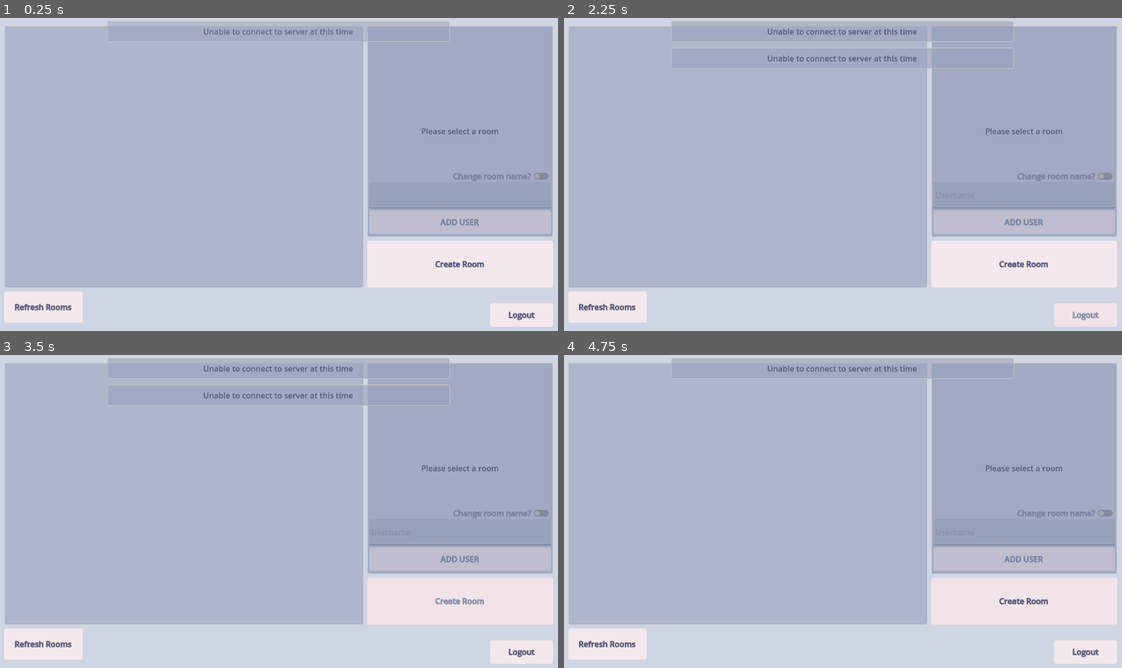
Above: before the commit, frames 1-4 (two rows, left to right).
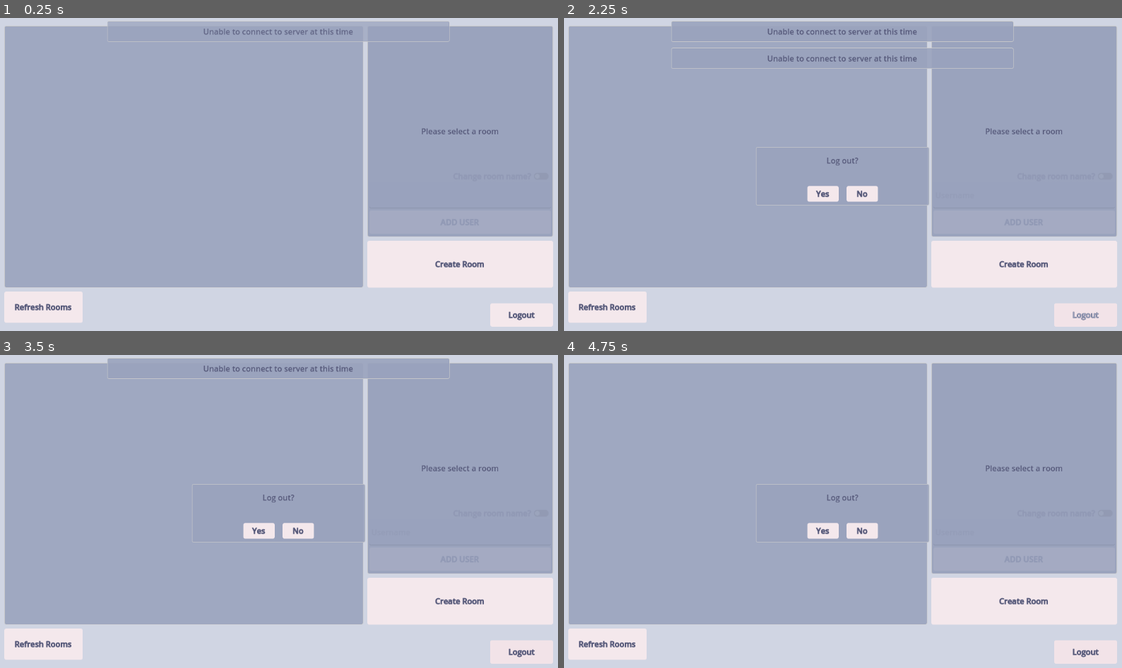
Above: after the commit, the same moments.

Repository: wha-qaq/multiplayer-client
Game: Godot game, scene res://Scenes/main_room.tscn
Two runs of this game, one before a commit and one after it. Both use one fixed random seed, a clock stepped at 60 frames per second and the inputs below. This scene is started directly instead of the project's main scene.
Inputs (mouse positions are in pixels of both pictures, inside the frame that each line leads up to):
- Up to frame 1 (0.25 s): no input
- Up to frame 2 (2.25 s): click (1021, 196) at 0.52 s; type "12" at 0.6 s; click "Refresh Rooms" at 1.25 s; click "Logout" at 2 s
- Up to frame 3 (3.5 s): click "Create Room" at 2.75 s
- Up to frame 4 (4.75 s): click "ADD USER" at 3.5 s; click "Change room name?" at 4.25 s

The runs differ from the first frame. In frame 1, 2.4% of the frame differs, in the area x 66-99%, y 60-69%; in frame 2, 3.1%; in frame 3, 3.7%; in frame 4, 4.4%, in the area x 19-99%, y 1-69%.

Commit message:
Modified Styling and clarified content

Diff:
--- a/Content/main_theme.tres
+++ b/Content/main_theme.tres
@@ -72,7 +72,7 @@
 content_margin_top = 0.0
 content_margin_right = 0.0
 content_margin_bottom = 0.0
-bg_color = Color(0.596078, 0.631373, 0.737255, 0.588235)
+bg_color = Color(0.5994, 0.63455, 0.74, 0.882353)
 border_width_left = 1
 border_width_top = 1
 border_width_right = 1
--- a/Scenes/main_room.tscn
+++ b/Scenes/main_room.tscn
@@ -45,8 +45,6 @@
 corner_radius_bottom_right = 128
 corner_radius_bottom_left = 128
 
-[sub_resource type="StyleBoxEmpty" id="StyleBoxEmpty_aorri"]
-
 [sub_resource type="StyleBoxEmpty" id="StyleBoxEmpty_dxdgq"]
 content_margin_left = 8.0
 content_margin_top = 16.0
@@ -58,8 +56,6 @@
 
 [sub_resource type="StyleBoxEmpty" id="StyleBoxEmpty_xqkij"]
 content_margin_left = 4.0
-
-[sub_resource type="StyleBoxEmpty" id="StyleBoxEmpty_w1vw5"]
 
 [sub_resource type="StyleBoxEmpty" id="StyleBoxEmpty_crhwu"]
 
@@ -237,6 +233,7 @@
 metadata/_edit_use_anchors_ = true
 
 [node name="Joystick" type="Control" parent="GUI/Main"]
+visible = false
 custom_minimum_size = Vector2(196, 196)
 layout_mode = 1
 anchor_top = 1.0
@@ -329,22 +326,23 @@
 text = "Refresh
 Messages"
 
-[node name="Panel" type="PanelContainer" parent="GUI/MessageLogs"]
-layout_mode = 1
-anchors_preset = -1
-anchor_left = 0.2
-anchor_right = 0.8
-anchor_bottom = 1.0
+[node name="Panel" type="Control" parent="GUI/MessageLogs"]
+layout_mode = 2
+anchors_preset = 0
+offset_left = 230.4
 offset_top = 16.0
-offset_bottom = -16.0
-focus_mode = 1
-theme_override_styles/panel = SubResource("StyleBoxEmpty_aorri")
+offset_right = 921.6
+offset_bottom = 632.0
 
 [node name="Background" type="Panel" parent="GUI/MessageLogs/Panel"]
 layout_mode = 2
+offset_right = 691.2
+offset_bottom = 616.0
 
 [node name="Scroll" type="ScrollContainer" parent="GUI/MessageLogs/Panel"]
 layout_mode = 2
+offset_right = 691.2
+offset_bottom = 616.0
 theme_override_styles/panel = SubResource("StyleBoxEmpty_dxdgq")
 metadata/_edit_use_anchors_ = true
 
@@ -352,6 +350,16 @@
 layout_mode = 2
 size_flags_horizontal = 3
 size_flags_vertical = 3
+
+[node name="Close" type="Button" parent="GUI/MessageLogs/Panel"]
+custom_minimum_size = Vector2(40, 40)
+layout_mode = 1
+anchors_preset = -1
+anchor_left = 1.0
+anchor_right = 1.0
+grow_horizontal = 0
+theme_override_font_sizes/font_size = 32
+text = "X"
 
 [node name="Message" type="Label" parent="GUI/MessageLogs"]
 visible = false
@@ -374,6 +382,7 @@
 text = "Username"
 
 [node name="Spacer" type="Control" parent="GUI/MessageLogs"]
+visible = false
 custom_minimum_size = Vector2(0, 16)
 layout_mode = 3
 anchors_preset = 0
@@ -383,6 +392,7 @@
 offset_bottom = 64.0
 grow_horizontal = 2
 grow_vertical = 2
+mouse_filter = 2
 
 [node name="SettingsMenu" type="Control" parent="GUI"]
 visible = false
@@ -406,25 +416,26 @@
 offset_left = 8.0
 offset_bottom = -18.0
 grow_vertical = 0
-text = "Apply
-Changes"
-
-[node name="Panel" type="PanelContainer" parent="GUI/SettingsMenu"]
-layout_mode = 1
-anchors_preset = -1
-anchor_left = 0.2
-anchor_right = 0.8
-anchor_bottom = 1.0
+text = "Apply and
+Close"
+
+[node name="Panel" type="Control" parent="GUI/SettingsMenu"]
+layout_mode = 2
+anchors_preset = 0
+offset_left = 230.4
 offset_top = 16.0
-offset_bottom = -16.0
-focus_mode = 1
-theme_override_styles/panel = SubResource("StyleBoxEmpty_w1vw5")
+offset_right = 921.6
+offset_bottom = 632.0
 
 [node name="Background" type="Panel" parent="GUI/SettingsMenu/Panel"]
 layout_mode = 2
+offset_right = 691.2
+offset_bottom = 616.0
 
 [node name="VSplit" type="VSplitContainer" parent="GUI/SettingsMenu/Panel"]
 layout_mode = 2
+offset_right = 691.2
+offset_bottom = 616.0
 theme_override_styles/split_bar_background = SubResource("StyleBoxEmpty_crhwu")
 split_offset = 4
 dragging_enabled = false
@@ -470,6 +481,20 @@
 size_flags_stretch_ratio = 2.0
 text = "Unnamed User"
 placeholder_text = "Display name cannot be empty"
+
+[node name="Close" type="Button" parent="GUI/SettingsMenu"]
+custom_minimum_size = Vector2(40, 40)
+layout_mode = 1
+anchors_preset = -1
+anchor_left = 1.0
+anchor_right = 1.0
+offset_left = -270.4
+offset_top = 16.0
+offset_right = -230.4
+offset_bottom = 61.0
+grow_horizontal = 0
+theme_override_font_sizes/font_size = 32
+text = "X"
 
 [node name="Notifications" parent="GUI" instance=ExtResource("5_8147l")]
 anchor_left = 0.7
@@ -536,4 +561,7 @@
 [connection signal="pressed" from="GUI/OpenLogs" to="." method="_show_logs"]
 [connection signal="pressed" from="GUI/Settings" to="." method="_toggle_settings"]
 [connection signal="pressed" from="GUI/MessageLogs/Refresh" to="GUI/MessageLogs" method="_refresh_messages"]
+[connection signal="pressed" from="GUI/MessageLogs/Panel/Close" to="GUI/MessageLogs" method="hide"]
+[connection signal="pressed" from="GUI/SettingsMenu/Save" to="GUI/SettingsMenu" method="hide"]
 [connection signal="pressed" from="GUI/SettingsMenu/Save" to="GUI/SettingsMenu" method="apply_settings"]
+[connection signal="pressed" from="GUI/SettingsMenu/Close" to="GUI/SettingsMenu" method="hide"]
--- a/Scenes/room_select.tscn
+++ b/Scenes/room_select.tscn
@@ -6,6 +6,10 @@
 [ext_resource type="Script" uid="uid://4pb87lbmwj85" path="res://Source/UI/room_selection.gd" id="3_tff5n"]
 [ext_resource type="Script" uid="uid://cw7fhe4lhnsfl" path="res://Source/UI/warning.gd" id="4_pnaqq"]
 [ext_resource type="PackedScene" uid="uid://bwmfa211x63wn" path="res://Scenes/Objects/notifications.tscn" id="5_o62ik"]
+
+[sub_resource type="StyleBoxEmpty" id="StyleBoxEmpty_pnaqq"]
+content_margin_left = 16.0
+content_margin_right = 16.0
 
 [node name="RoomSelect" type="Control"]
 layout_mode = 3
@@ -249,6 +253,7 @@
 grow_vertical = 2
 theme = ExtResource("2_4ihgt")
 theme_override_font_sizes/font_size = 32
+theme_override_styles/normal = SubResource("StyleBoxEmpty_pnaqq")
 text = "ROOM NAME"
 vertical_alignment = 1
 
@@ -372,3 +377,4 @@
 [connection signal="pressed" from="Refresh" to="." method="refresh_rooms"]
 [connection signal="pressed" from="Warning/Panel/Yes" to="Warning" method="_on_pressed" binds= [true]]
 [connection signal="pressed" from="Warning/Panel/No" to="Warning" method="_on_pressed" binds= [false]]
+[connection signal="pressed" from="Logout" to="." method="try_logout"]
--- a/Scenes/title_screen.tscn
+++ b/Scenes/title_screen.tscn
@@ -5,7 +5,7 @@
 [ext_resource type="PackedScene" uid="uid://bwmfa211x63wn" path="res://Scenes/Objects/notifications.tscn" id="3_4gxqj"]
 
 [sub_resource type="LabelSettings" id="LabelSettings_v6p8y"]
-font_size = 78
+font_size = 96
 
 [node name="MainScreen" type="Control"]
 layout_mode = 3
@@ -54,6 +54,7 @@
 grow_horizontal = 2
 grow_vertical = 2
 theme = ExtResource("1_ak2if")
+theme_override_font_sizes/font_size = 64
 text = "Start"
 metadata/_edit_use_anchors_ = true
 
--- a/Source/Networking/player_auth.gd
+++ b/Source/Networking/player_auth.gd
@@ -3,8 +3,9 @@
 const DOMAIN = "http://127.0.0.1:5000"
 const LOGIN = DOMAIN + "/login?username=%s&password=%s" # TODO: parse it securely
 const CREATE_ACCOUNT = DOMAIN + "/users?username=%s&password=%s"
+const LOGOUT = DOMAIN + "/logout"
 
-const AUTH_HEADER = "jwt: %s"
+const AUTH_HEADER = "Authorization: Bearer %s"
 
 const LOGIN_TOKEN_PATH = "user://login.token"
 const TITLE_SCREEN = "res://Scenes/title_screen.tscn"
@@ -55,10 +56,12 @@
 	return uid
 
 func request_login(username : String, password : String):
-	return request.open_request(LOGIN % [username.uri_encode(), password.uri_encode()], [], HTTPClient.METHOD_POST)
+	var response = await request.request_block(LOGIN % [username.uri_encode(), password.uri_encode()], [], HTTPClient.METHOD_POST)
+	_token_recieved(response)
 
 func request_creation(username : String, password : String):
-	return request.open_request(CREATE_ACCOUNT % [username.uri_encode(), password.uri_encode()], [], HTTPClient.METHOD_POST)
+	var response = await request.open_request(CREATE_ACCOUNT % [username.uri_encode(), password.uri_encode()], [], HTTPClient.METHOD_POST)
+	_token_recieved(response)
 
 func invalidate_token():
 	auth = ""
@@ -67,8 +70,15 @@
 
 	get_tree().change_scene_to_file(TITLE_SCREEN)
 
+func logout_user():
+	var ok = await request.request_block_auth(LOGOUT, [], HTTPClient.METHOD_POST)
+	if not ok:
+		return
+
+	invalidate_token()
+
 func _token_recieved(response : Variant):
-	if not (response is Dictionary):
+	if response is not Dictionary:
 		return
 
 	if not response.get("token"):
@@ -79,7 +89,6 @@
 
 func _ready() -> void:
 	request.timeout = 6
-	request.request_parsed.connect(_token_recieved)
 	add_child(request)
 
 	if Engine.is_editor_hint():
--- a/Source/Networking/request_handler.gd
+++ b/Source/Networking/request_handler.gd
@@ -36,35 +36,43 @@
 	activated.emit(false)
 	if result != RESULT_SUCCESS:
 		MessagingSystem.add_message("Unable to connect to server at this time")
+		request_parsed.emit(null)
 		return
 
 	if response_code == HTTPClient.RESPONSE_UNAUTHORIZED:
 		MessagingSystem.add_message("Please login again")
+		request_parsed.emit(null)
 		return
 
 	if response_code == HTTPClient.RESPONSE_INTERNAL_SERVER_ERROR:
 		MessagingSystem.add_message("Server encountered an error")
+		request_parsed.emit(null)
 		return
 
 	var response = JSON.parse_string(body.get_string_from_utf8())
 	if not response:
 		if response_code == HTTPClient.RESPONSE_NOT_FOUND:
 			MessagingSystem.add_message("Action could not occur")
+			request_parsed.emit(null)
 			return
 
 		if response_code != HTTPClient.RESPONSE_OK:
 			MessagingSystem.add_message("Could not interpret response, error code: " + str(response_code))
+			request_parsed.emit(null)
 			return
 
 		MessagingSystem.add_message("Could not interpret server's response, your app may be outdated")
+		request_parsed.emit(null)
 		return
 
 	if not (response is Dictionary):
 		MessagingSystem.add_message("Could not interpret server's response, your app may be outdated")
+		request_parsed.emit(null)
 		return
 
 	if response_code < 200 or response_code >= 300:
 		MessagingSystem.add_message("Error occurred: " + str(response.get("error")))
+		request_parsed.emit(null)
 		return
 
 	request_parsed.emit(response)
--- a/Source/UI/room_select.gd
+++ b/Source/UI/room_select.gd
@@ -9,8 +9,6 @@
 const ROOM_RENAME = DOMAIN + "/rooms/modify?room_id=%s&room_name=%s"
 const ROOM_DEL = DOMAIN + "/rooms/modify?room_id=%s"
 
-const LOGOUT = DOMAIN + "/users/logout"
-
 @onready var room_example = $RoomExample
 @onready var room_details = $RoomDetails
 @onready var room_initiate = $RoomInitiate
@@ -18,7 +16,7 @@
 @onready var room_container = $Rooms/Scrolling/Margin/Container
 
 @onready var select_prompt = $RoomDetails/SelectPrompt
-@onready var delete_warning = $Warning
+@onready var warning_notification = $Warning
 @onready var fade_into = $FadeInto
 
 @onready var room_request : RequestHandler = RequestHandler.new()
@@ -42,6 +40,9 @@
 	request_get_room(new_room)
 
 func populate_rooms(response):
+	if response is not Dictionary:
+		return
+
 	var rooms = response.get("result")
 	if rooms == null or not (rooms is Array):
 		MessagingSystem.add_message("Could not find rooms")
@@ -65,6 +66,9 @@
 	clone.room_selected.connect(change_selection)
 
 func reflect_added(response):
+	if response is not Dictionary:
+		return
+
 	var id = response.get("id")
 	var room_name = response.get("room_name")
 	if not ((id is float) or (id is int)):
@@ -77,7 +81,8 @@
 	create_room_button(room_name, id)
 
 func request_rooms():
-	return room_request.open_request_auth(ROOM_ACCESS)
+	var response = await room_request.request_block_auth(ROOM_ACCESS)
+	populate_rooms(response)
 
 func request_create_room():
 	var response = await room_open.request_block_auth(ROOM_CREATE, [], HTTPClient.METHOD_PUT)
@@ -87,7 +92,7 @@
 
 func request_get_room(room_id : int):
 	var response = await room_open.request_block_auth(ROOM_GET % room_id, [], HTTPClient.METHOD_GET)
-	if not response:
+	if response is not Dictionary:
 		return
 	room_details.populate_details(response)
 	RoomConnector.prepare_room_by_response(room_id, response)
@@ -107,7 +112,7 @@
 	room_details.clear_textbox()
 
 func request_delete_room():
-	var ok = await delete_warning.open_room_warning(room_details.active_room_name)
+	var ok = await warning_notification.open_room_warning(room_details.active_room_name)
 	if not ok:
 		return
 
@@ -148,7 +153,11 @@
 	room_details.clear_textbox()
 
 func try_logout():
-	pass
+	var ok = await warning_notification.open_logout_warning()
+	if not ok:
+		return
+
+	PlayerAuth.logout_user()
 
 func initiate_join_room(_socket : WebSocketPeer):
 	var tween = fade_into.create_tween().set_ease(Tween.EASE_IN_OUT).set_trans(Tween.TRANS_QUINT)
@@ -164,7 +173,6 @@
 
 func _ready() -> void:
 	room_request.timeout = 6
-	room_request.request_parsed.connect(populate_rooms)
 	add_child(room_request)
 
 	room_open.timeout = 6
--- a/Source/room_connector.gd
+++ b/Source/room_connector.gd
@@ -130,7 +130,7 @@
 		if code == WEBSOCKET_OK:
 			return
 		MessagingSystem.disconnect_connectors()
-		MessagingSystem.add_message(reason)
+		MessagingSystem.add_message(reason if reason else "Server forcefully disconnected")
 
 func prepare_room(room_id : int, characters : Array, messages : Array):
 	active_room = room_id
Not shown: 1 places in Scenes/main_room.tscn that only renumber resources
Not shown: 1 places in Scenes/room_select.tscn that only renumber resources
